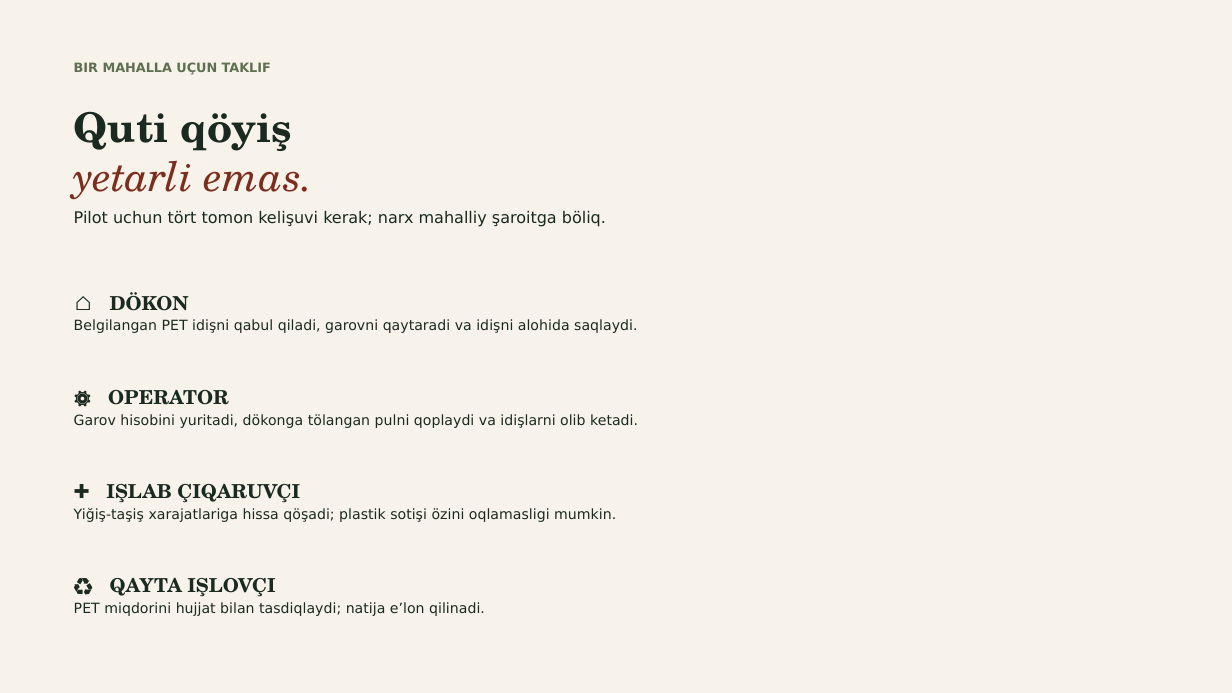
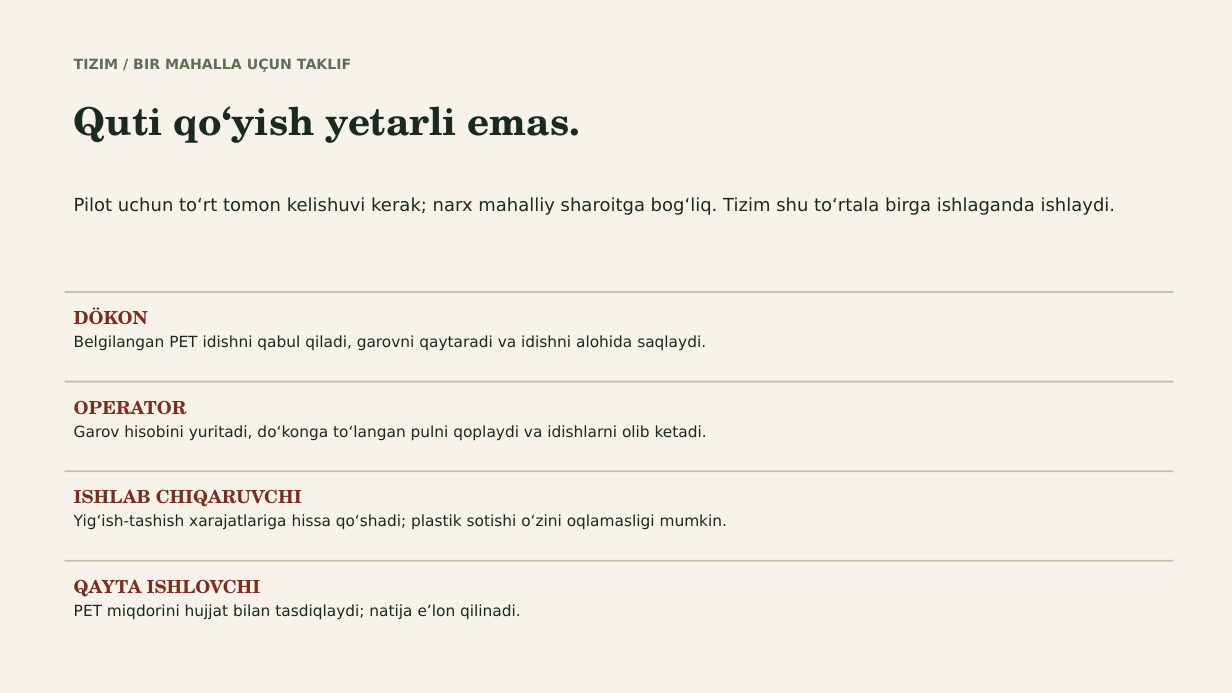
Before and after one commit to jasur-ai/brag, a slide deck: slide 7 of ekologiya-taqdimot.pptx (slide 9 before the commit). Drawn at 1232x693 pixels with LibreOffice and Linux fonts; fonts in the diff are those of the drawing. Boxes give left, top, right and bottom in pixels: in the first picture for what was removed or moved away, otherwise in the second. Text is boxed around its words. In the diff, an @@ line names an element or a change of style, - is before the commit and + after.

```diff
--- a/ekologiya-taqdimot.pptx
+++ b/ekologiya-taqdimot.pptx
@@ text at box(74, 58, 351, 72): text changed; size 10 to 11 pt @@
-BIR MAHALLA UÇUN TAKLIF
+TIZIM / BIR MAHALLA UÇUN TAKLIF
@@ text at box(74, 106, 581, 143): text changed; size 32 to 30 pt; text colour #7C2D1E to #1B2A20; bold on; italic off @@
-Quti qöyiş
-yetarli emas.
+Quti qo‘yish yetarli emas.
@@ text at box(74, 197, 1116, 215): text changed; size 12.5 to 14 pt @@
-Pilot uchun tört tomon kelişuvi kerak; narx mahalliy şaroitga böliq.
+Pilot uchun to‘rt tomon kelishuvi kerak; narx mahalliy sharoitga bog‘liq. Tizim shu to‘rtala birga ishlaganda ishlaydi.
@@ rectangle added at box(65, 291, 1174, 293), fill #C9BFAB @@
@@ text at box(74, 307, 706, 351): text changed; size 11 to 12 pt @@
-⌂ DÖKON
-Belgilangan PET idişni qabul qiladi, garovni qaytaradi va idişni alohida saqlaydi.
+DÖKON
+Belgilangan PET idishni qabul qiladi, garovni qaytaradi va idishni alohida saqlaydi.
@@ rectangle added at box(65, 381, 1174, 383), fill #C9BFAB @@
@@ text at box(74, 400, 707, 441): text changed; size 11 to 12 pt @@
-⚙ OPERATOR
-Garov hisobini yuritadi, dökonga tölangan pulni qoplaydi va idişlarni olib ketadi.
+OPERATOR
+Garov hisobini yuritadi, do‘konga to‘langan pulni qoplaydi va idishlarni olib ketadi.
@@ rectangle added at box(65, 470, 1174, 472), fill #C9BFAB @@
@@ text at box(74, 489, 728, 530): text changed; size 11 to 12 pt @@
-✚ IŞLAB ÇIQARUVÇI
-Yiğiş-taşiş xarajatlariga hissa qöşadi; plastik sotişi özini oqlamasligi mumkin.
+ISHLAB CHIQARUVCHI
+Yig‘ish-tashish xarajatlariga hissa qo‘shadi; plastik sotishi o‘zini oqlamasligi mumkin.
@@ rectangle added at box(65, 560, 1174, 562), fill #C9BFAB @@
@@ text at box(74, 579, 521, 620): text changed; size 11 to 12 pt @@
-♻ QAYTA IŞLOVÇI
-PET miqdorini hujjat bilan tasdiqlaydi; natija eʼlon qilinadi.
+QAYTA ISHLOVCHI
+PET miqdorini hujjat bilan tasdiqlaydi; natija e’lon qilinadi.
```
Also in this commit, not shown: 7 other slides changed, 4 slides added, 6 slides removed.
